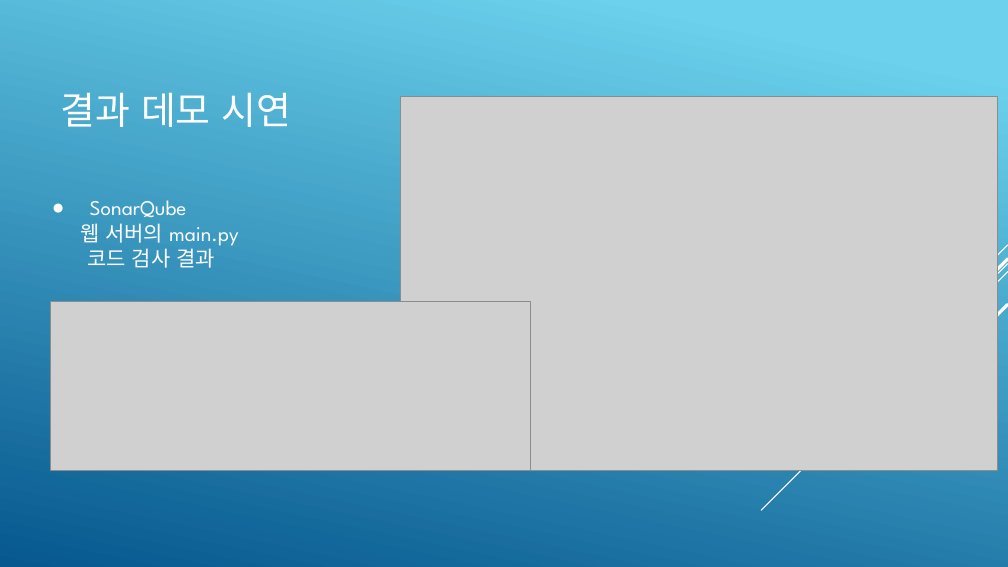
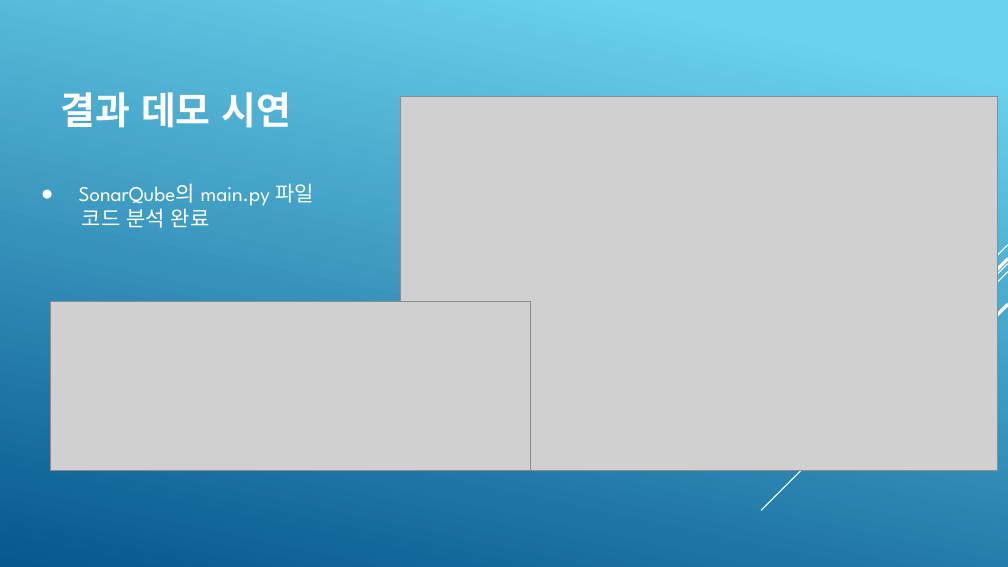
Before and after one commit to KimJeongHoon190/First_Project, a slide deck: slide 10 of 제출자료/최종 발표 프레젠테이션(김정훈).pptx. Drawn at 1008x567 pixels with LibreOffice and Linux fonts; fonts in the diff are those of the drawing; grey boxes stand for pictures. Boxes give left, top, right and bottom in pixels: in the first picture for what was removed or moved away, otherwise in the second. Text is boxed around its words. In the diff, an @@ line names an element or a change of style, - is before the commit and + after.

```diff
--- a/제출자료/최종 발표 프레젠테이션(김정훈).pptx
+++ b/제출자료/최종 발표 프레젠테이션(김정훈).pptx
@@ title "결과 데모 시연" at bbox=[61, 92, 291, 128]: bold on @@
@@ text at bbox=[79, 183, 314, 228]: text changed @@
-● SonarQube
-웹 서버의 main.py
-코드 검사 결과
+● SonarQube의 main.py 파일
+코드 분석 완료
```
Also in this commit, not shown: 14 other slides changed, 1 slide added, 1 slide removed.
